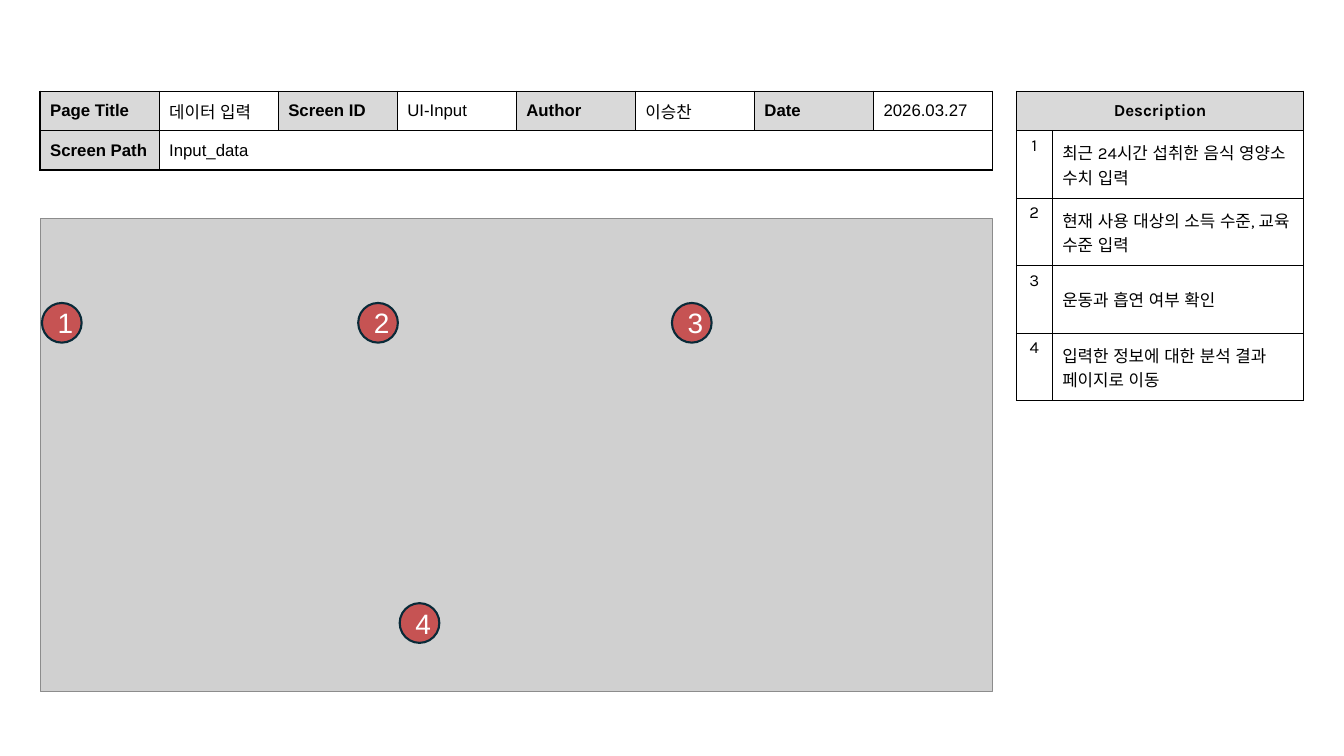
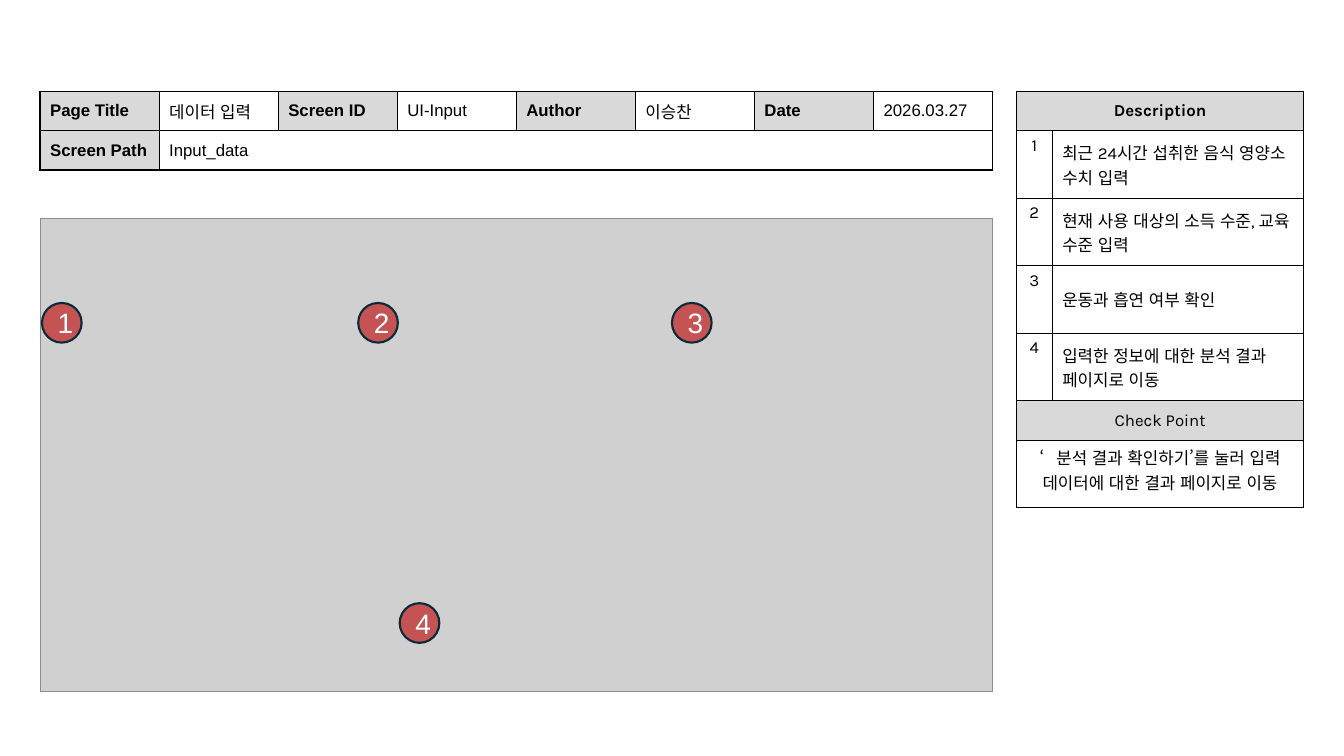
Before and after one commit to dc-inside/LeeSeungChan, a slide deck: slide 6 of 1차 프로젝트/기획/기획서.pptx. Drawn at 1344x756 pixels with LibreOffice and Linux fonts; fonts in the diff are those of the drawing; grey boxes stand for pictures. Boxes give left, top, right and bottom in pixels: in the first picture for what was removed or moved away, otherwise in the second. Text is boxed around its words. In the diff, an @@ line names an element or a change of style, - is before the commit and + after.

```diff
--- a/1차 프로젝트/기획/기획서.pptx
+++ b/1차 프로젝트/기획/기획서.pptx
@@ table at (x1=1016, y1=91, x2=1305, y2=507) @@
+row 6: Check Point | 
+row 7: ‘분석 결과 확인하기’를 눌러 입력 데이터에 대한 결과 페이지로 이동 | 
```
Also in this commit, not shown: 3 other slides changed, 3 other files.
